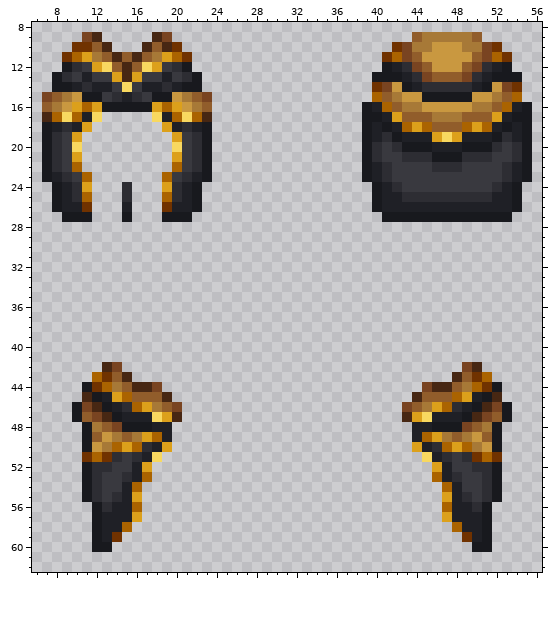
Pixel-art sprite, stored at Resources/Textures/Clothing/Neck/Cloaks/qm.rsi/equipped-NECK.png. The picture above is the old version.
The file is 64x64 pixels. Shown: x 6..56, y 8..62. The old version is drawn lined up with the new one.
After the commit:
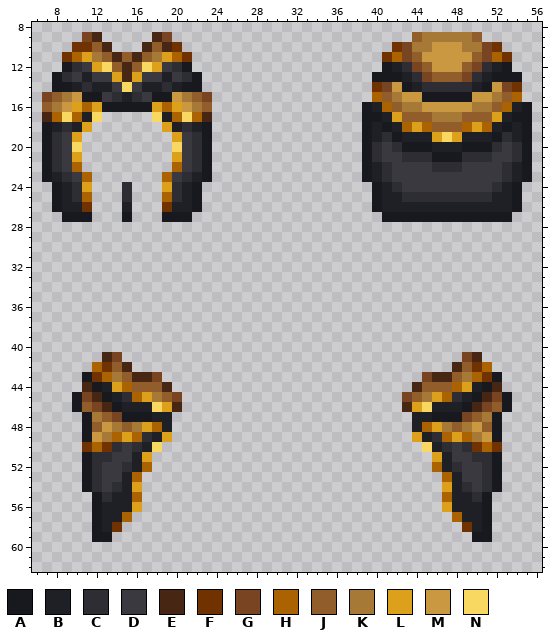
Palette (. is transparent): A #18191e  B #1f2026  C #2d2d33  D #39393f  E #472713  F #703200  G #794421  H #aa6300  J #915d2b  K #a77937  L #dca01b  M #c99840  N #f8d860
Diff:
whole drawing moved by +0,+1 (the old picture is shown already moved)
Changed rows in their new state; - is an unchanged pixel.
first column x 10:
41 ---EG----------------------------------GE---
42 --HFJE--------------------------------EJFH--
43 -AFHKJEEG--------------------------GEEJKHFA-
44 -EABLHJJJE------------------------EJJJHLBAE-
45 AGEABCHLKJG----------------------GJKLHCBAEGA
46 -JGEABBBNLE----------------------ELNBBBAEGJ-
47 .AKJGAAABB.----------------------.BBAAAGJKA.
48 --JMKJKLH--------------------------HLKJKMJ--
49 --MKHLHCBL------------------------LBCHLHKM--
50 -FHFCDCBN.------------------------.NBCDCFHF-
51 -ACCD-BL.--------------------------.LB-DCCA-
52 ---D-C-H----------------------------H-C-D---
53 -----BH.----------------------------.HB-----
54 ----C-L------------------------------L-C----
55 -.ACB-H------------------------------H-BCA.-
56 ---B--L------------------------------L--B---
57 -----H.------------------------------.H-----
58 ----F.--------------------------------.F----
59 ---A.----------------------------------.A---
60 --..------------------------------------..--
Changed places in both pictures, as pixel boxes (x1, y1, x2, y2):
changed: (72, 352, 182, 552)
changed: (402, 352, 512, 552)
